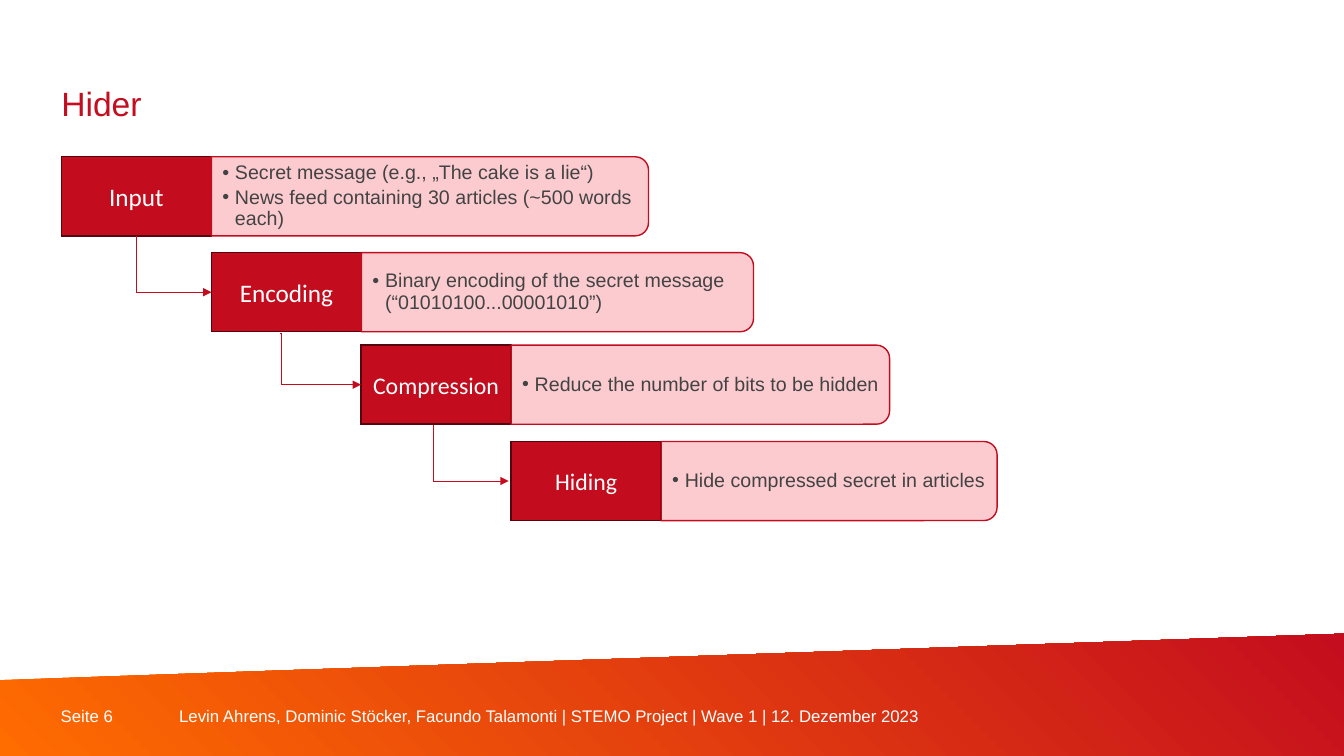
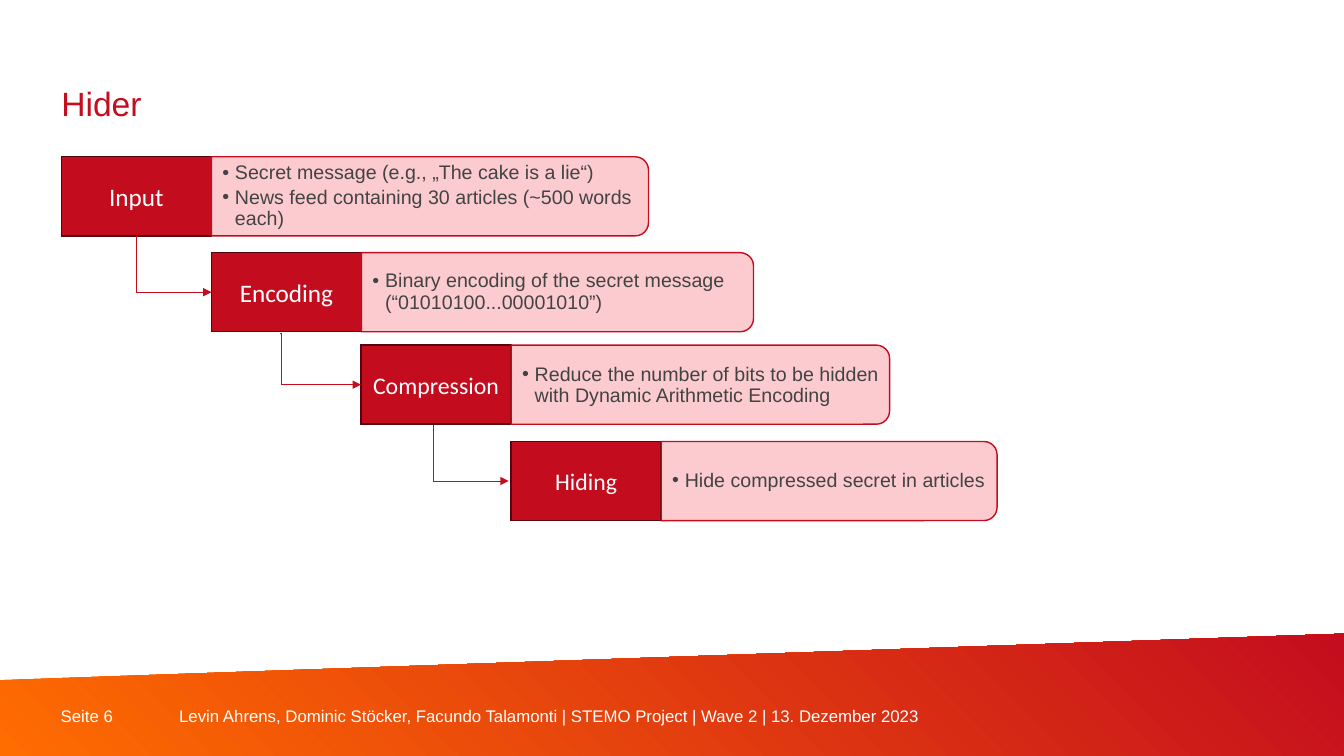
Before and after one commit to StoeckOverflow/steganography-with-llama, a slide deck: slide 6 of documentation/20231114_stemo_midterm.pptx. Drawn at 1344x756 pixels with LibreOffice and Linux fonts; fonts in the diff are those of the drawing; background and template pictures are left out. Boxes give left, top, right and bottom in pixels: in the first picture for what was removed or moved away, otherwise in the second. Text is boxed around its words. In the diff, an @@ line names an element or a change of style, - is before the commit and + after.

Commit message:
presentation change

```diff
--- a/documentation/20231114_stemo_midterm.pptx
+++ b/documentation/20231114_stemo_midterm.pptx
@@ text at (535,366,878,406): text changed @@
-  • Reduce the number of bits to be hidden
+  • Reduce the number of bits to be hidden with Dynamic Arithmetic Encoding
@@ text at (179,710,918,726): text changed @@
-Levin Ahrens, Dominic Stöcker, Facundo Talamonti | STEMO Project | Wave 1 | 12. Dezember 2023
+Levin Ahrens, Dominic Stöcker, Facundo Talamonti | STEMO Project | Wave 2 | 13. Dezember 2023
```
Also in this commit, not shown: 16 other slides changed.
